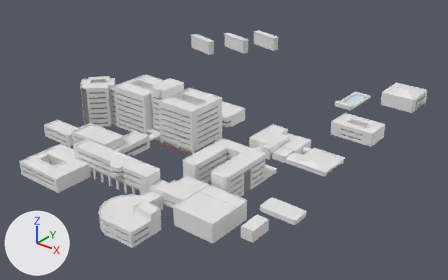
A saved change to the glTF model public/kyutech_map.glb.
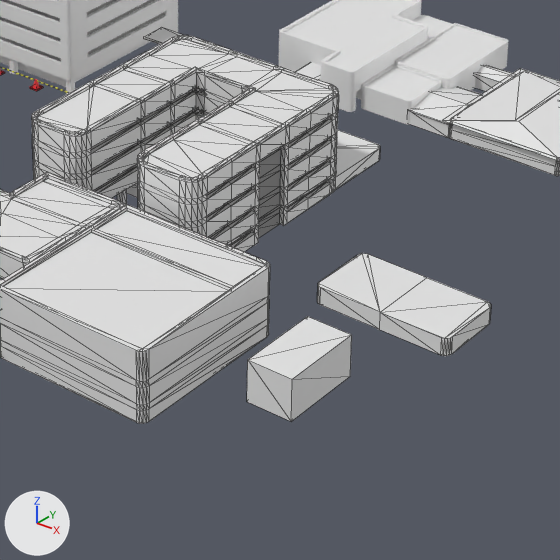
Each version appears first whole from a 50 mm lens placed at (282.0, -277.0, 193.0), pointed at (12.0, 60.0, -16.0), and next in a close-up on the part from 39% to 73% of the width and 46% to 100% of the height. Every picture has the same lights, and +X, +Y and +Z are marked at lower left. The close-ups show mesh edges as thin lines. Where no turn or scale is listed for an object, it has been applied to the vertices.

In view in the first close-up: '500人講義室', 'MILAIS', 'ものづくり工房', 'アゴラ', 'アゴラ屋根', '生協', '研究棟東', '福利棟', '立方体.005', '講義棟', '講義棟2', '食堂'.
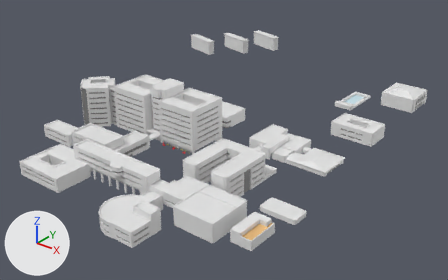
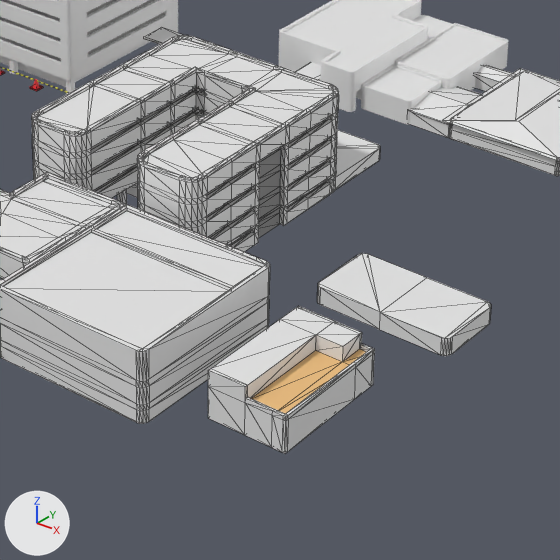
Where the change shows, as pixel boxes (x1, y1, x2, y2) in the close-ups (560 x 560 px):
'立方体.044', added
    after: (208, 306, 375, 453)
    faces in mat_material_002 (white #e7e7e7): (208, 306, 375, 453)
    faces in mat_マテリアル_012 (beige #edbe7e): (251, 349, 366, 414)
'立方体.005', deleted
    before: (247, 316, 352, 421)

Diff of the bpy script that builds the scene:
```diff
--- a/public/kyutech_map.glb.py
+++ b/public/kyutech_map.glb.py
@@ mat_マテリアル_012 @@
+mat_マテリアル_012 = principled_material('マテリアル.012')
+mat_マテリアル_012.base_color = (0.847, 0.514, 0.207)  # beige #edbe7e
@@ mat_material_002 @@
+mat_material_002 = principled_material('Material.002')
+mat_material_002.base_color = (0.8, 0.8, 0.8)  # white #e7e7e7
+mat_material_002.roughness = 0.4
@@ me_立方体_061 @@
+me_立方体_061.from_pydata(...)  # 78 vertices, 152 faces; spans x -8.2..5.5, y -10.8..10.8, z -2.8..5.4
+# faces by material slot: [146, 6]
+me_立方体_061.materials.append(mat_material_002)  # white #e7e7e7
+me_立方体_061.materials.append(mat_マテリアル_012)  # beige #edbe7e
@@ ob_立方体_005 @@
-ob_立方体_005 = bpy.data.objects.new('立方体.005', me_立方体_069)
-ob_立方体_005.location = (118.8, -46.5, 3.9)
@@ ob_立方体_044 @@
+ob_立方体_044 = bpy.data.objects.new('立方体.044', me_立方体_061)
+ob_立方体_044.location = (121.1, -49.6, 2.9)
```
